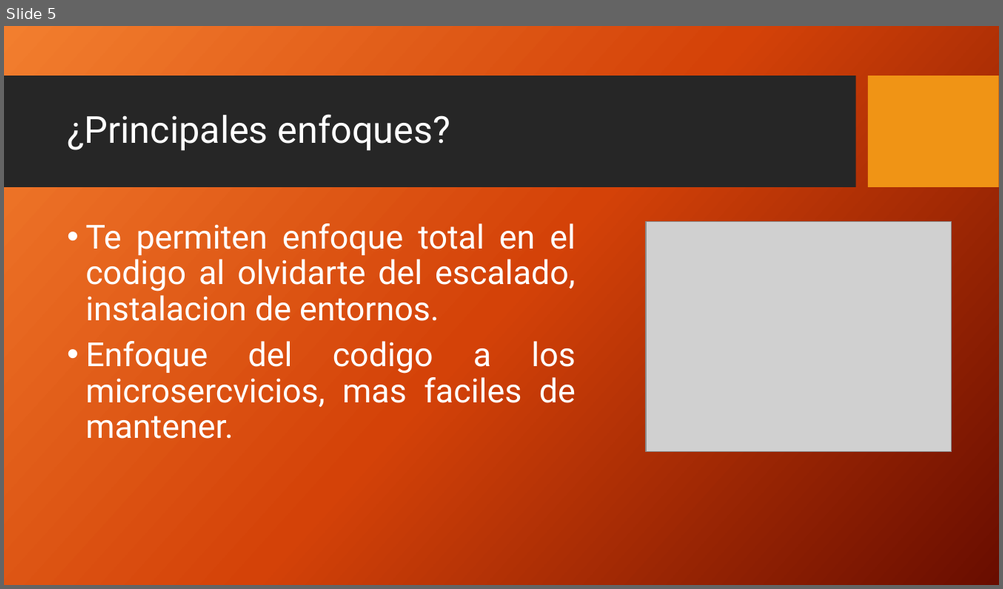
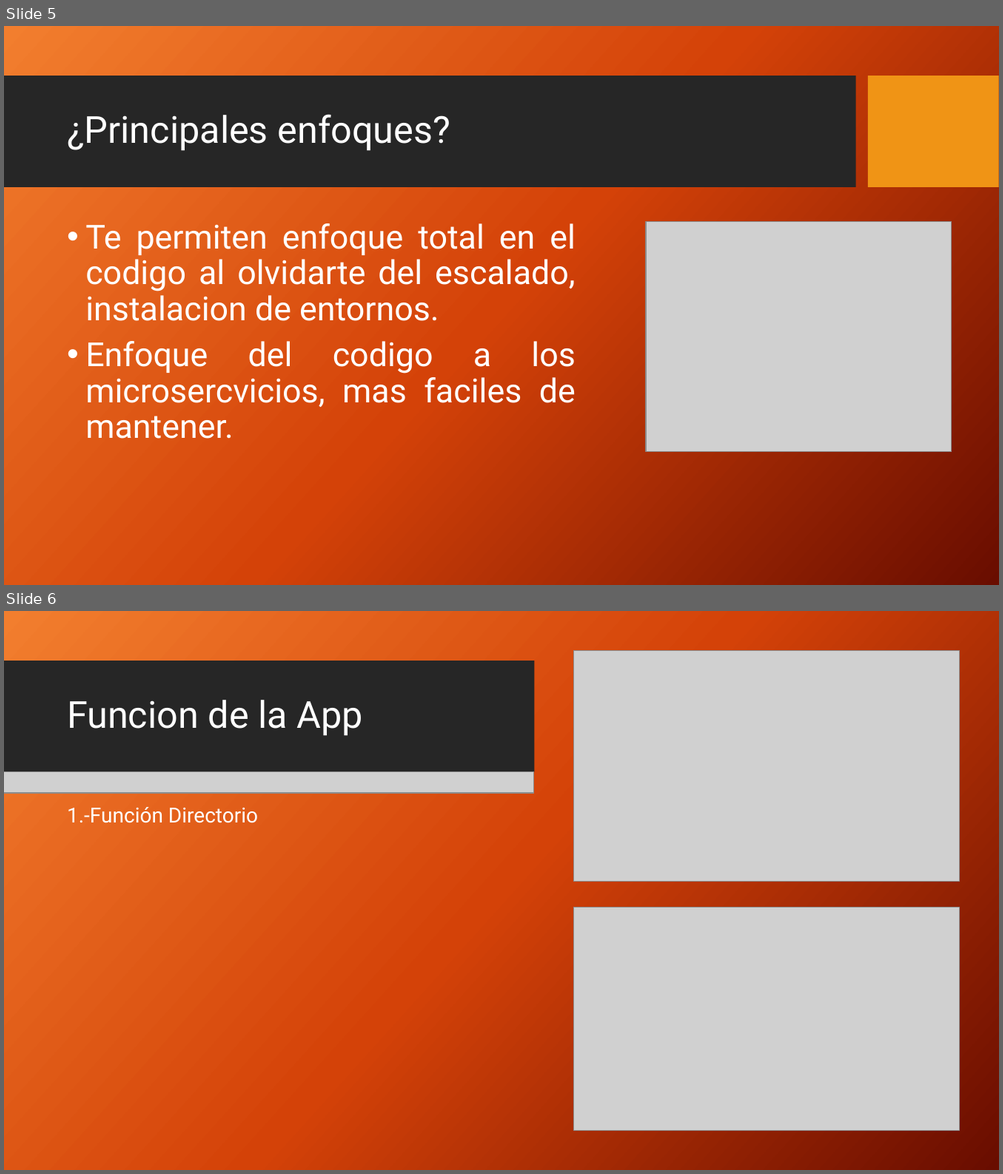
Before and after one commit to eddieware/Ppt_Cloud_Functions, a slide deck: Cloud_functions.pptx. Shown one above the other, each under a label of ours: slide 5 before the commit, slides 5 and 6 after it. The pictures are 1003x589 and 1003x1174 pixels, drawn with LibreOffice and Linux fonts; fonts in the diff are those of the drawing; grey boxes stand for pictures; background and template pictures are left out. Boxes give left, top, right and bottom in pixels: in the first picture for what was removed or moved away, otherwise in the second. Text is boxed around its words. In the diff, an @@ line names an element or a change of style, - is before the commit and + after.

```diff
--- a/Cloud_functions.pptx
+++ b/Cloud_functions.pptx
@@ slide 6 added at <box>4,611,999,1170</box>, background picture (left out); not listed: 2 template elements that a slide beside it also shows @@
@@ rectangle added at <box>4,611,999,1170</box>, fill gradient #F18031 to #D54209 to #6A0D00 @@
@@ picture added at <box>574,650,959,882</box> @@
@@ rectangle added at <box>4,661,535,773</box>, fill #262626 @@
@@ title added at <box>67,700,362,736</box>, 36 pt, text #FFFFFF @@
+Funcion de la App
@@ picture added at <box>4,772,534,793</box> @@
@@ text added at <box>67,807,258,823</box>, 20 pt, text #FFFFFF @@
+1.-Función Directorio
@@ picture added at <box>574,907,959,1131</box> @@
```
Also in this commit, not shown: 1 other slide added, 3 slides removed, 1 other file.
